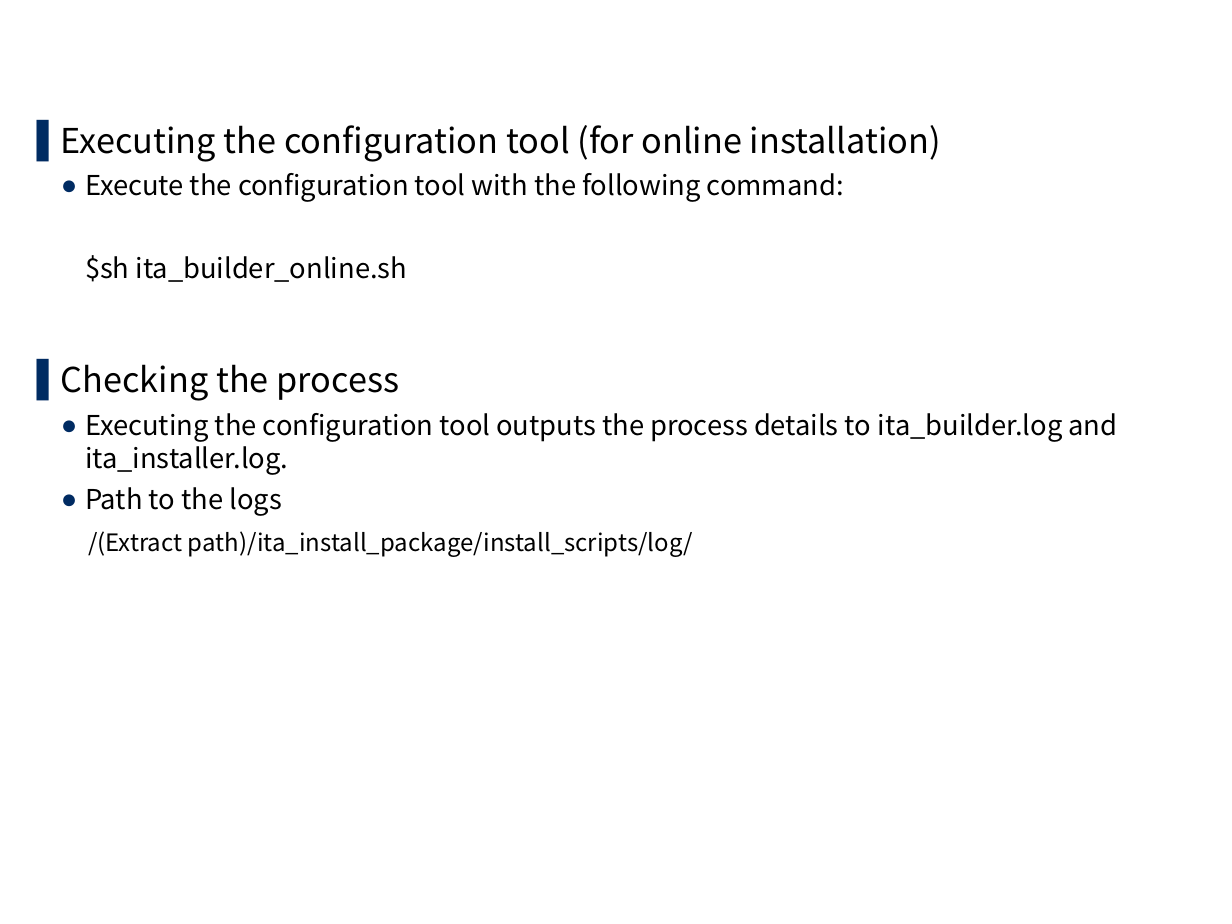
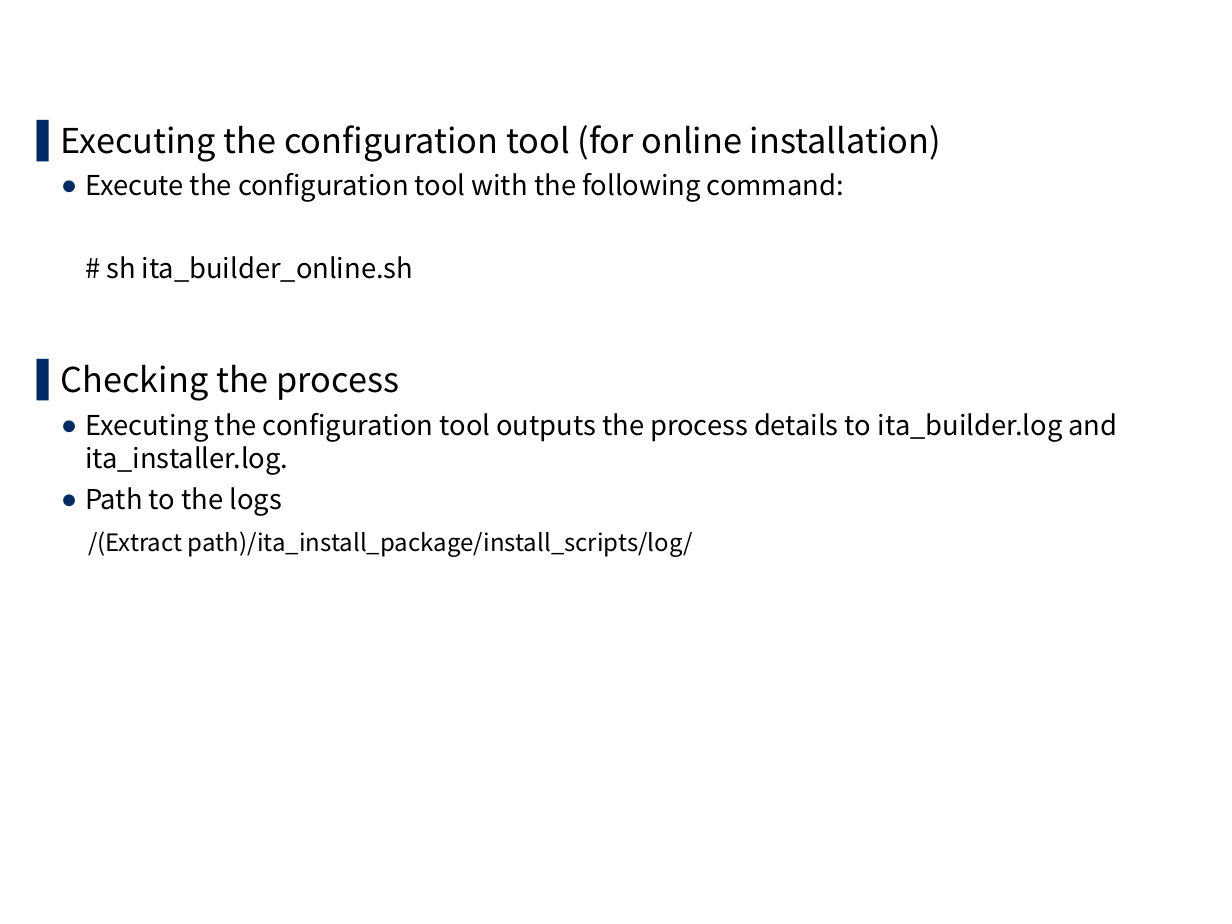
Before and after one commit to exastro-suite/it-automation-docs, a slide deck: slide 18 of asset/Learn/ITA-online-install_en.pptx. Drawn at 1232x924 pixels with LibreOffice and Linux fonts; fonts in the diff are those of the drawing; background and template pictures are left out. Boxes give left, top, right and bottom in pixels: in the first picture for what was removed or moved away, otherwise in the second. Text is boxed around its words. In the diff, an @@ line names an element or a change of style, - is before the commit and + after.

```diff
--- a/asset/Learn/ITA-online-install_en.pptx
+++ b/asset/Learn/ITA-online-install_en.pptx
@@ text at bbox=[106, 256, 414, 282]: text changed @@
-    $sh ita_builder_online.sh
+    # sh ita_builder_online.sh
```
Also in this commit, not shown: 12 other slides changed.
